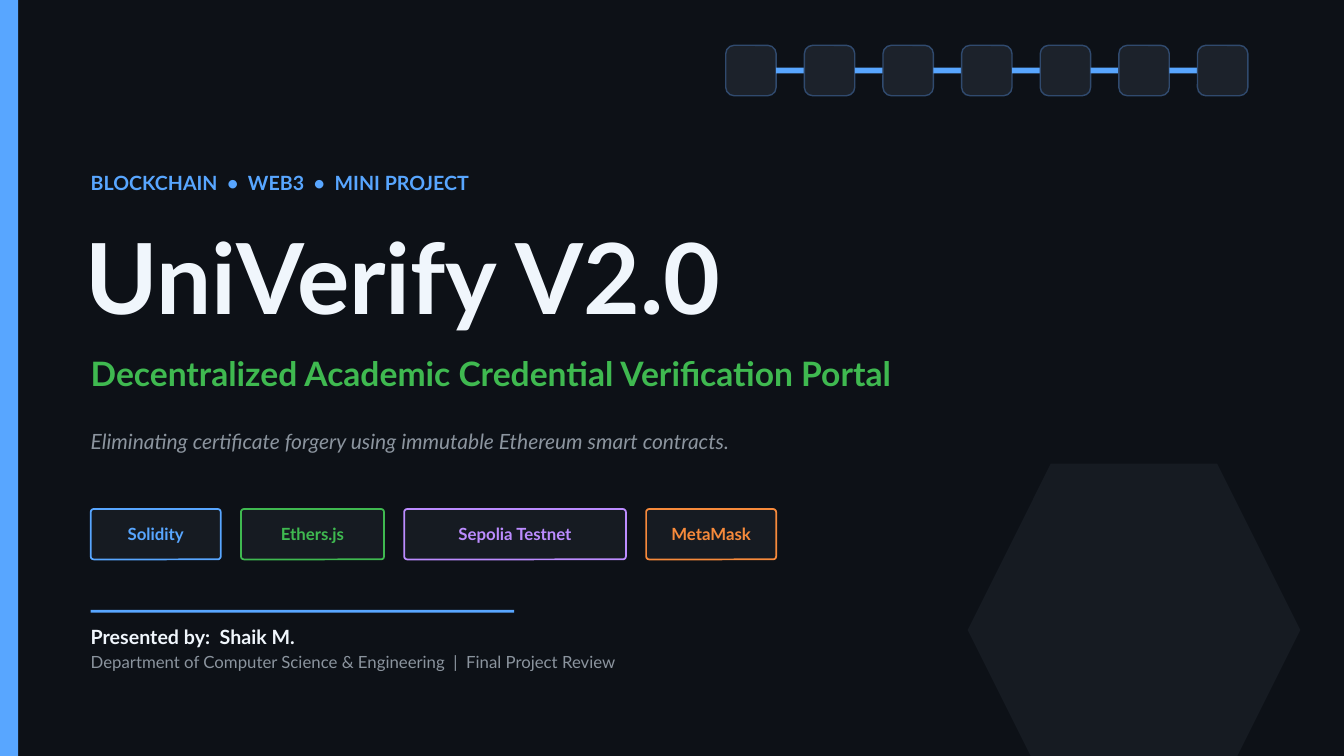
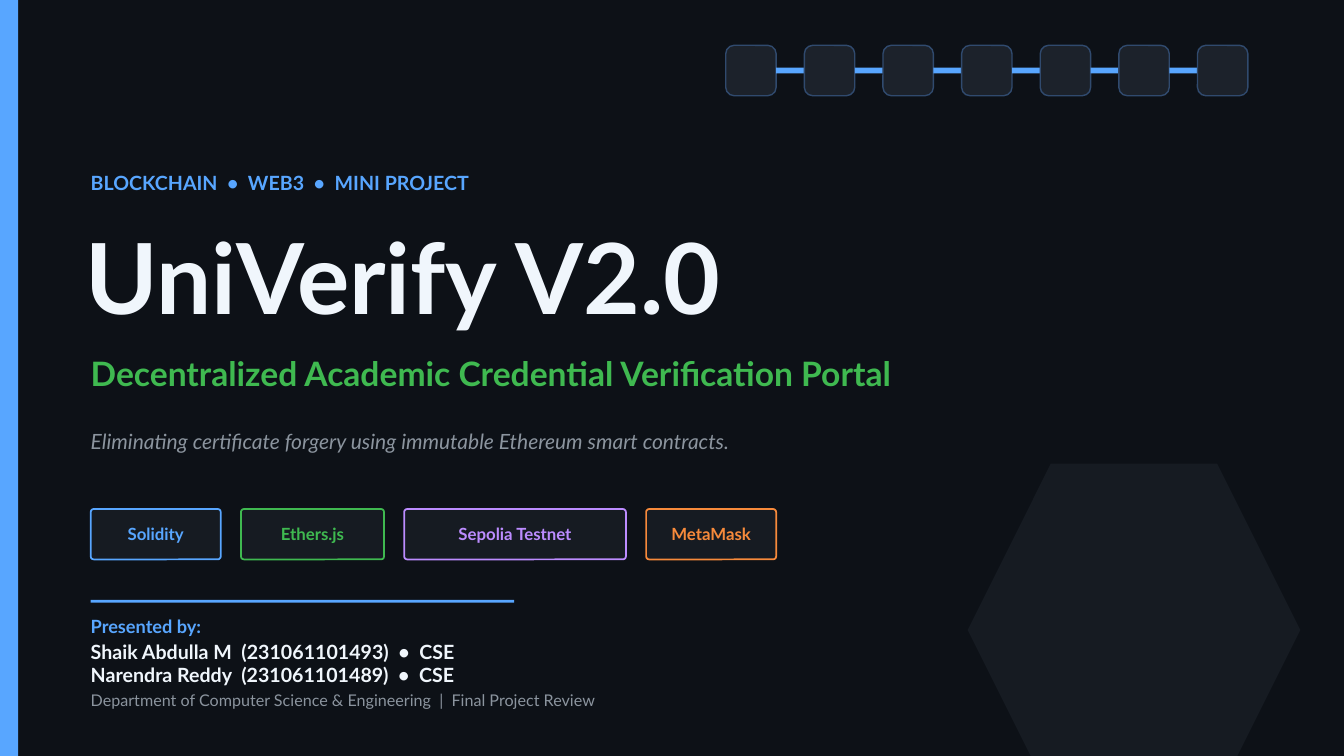
Before and after one commit to shaikmofficial-ai/Univerify, a slide deck: slide 1 of UniVerify_Final_Presentation.pptx. Drawn at 1344x756 pixels with LibreOffice and Linux fonts; fonts in the diff are those of the drawing. Boxes give left, top, right and bottom in pixels: in the first picture for what was removed or moved away, otherwise in the second. Text is boxed around its words. In the diff, an @@ line names an element or a change of style, - is before the commit and + after.

Commit message:
Update title slide with team member names and roll numbers

```diff
--- a/UniVerify_Final_Presentation.pptx
+++ b/UniVerify_Final_Presentation.pptx
@@ text at [91, 619, 454, 686]: text changed @@
-Presented by: Shaik M.
+Presented by:
+Shaik Abdulla M (231061101493) • CSE
+Narendra Reddy (231061101489) • CSE
@@ text "Presented by:": place and size @@
-text "Presented by:" at [91, 629, 615, 671]
+text "Presented by:" at [91, 619, 595, 709]
@@ rectangle: place and size @@
-rectangle at [91, 610, 514, 613]
+rectangle at [91, 600, 514, 603]
@@ text at [91, 694, 595, 709]: size 12 to 11.5 pt in "Department of Computer Science & Engineering | ..."; less space between paragraphs @@
```
Also in this commit, not shown: 1 other file.
